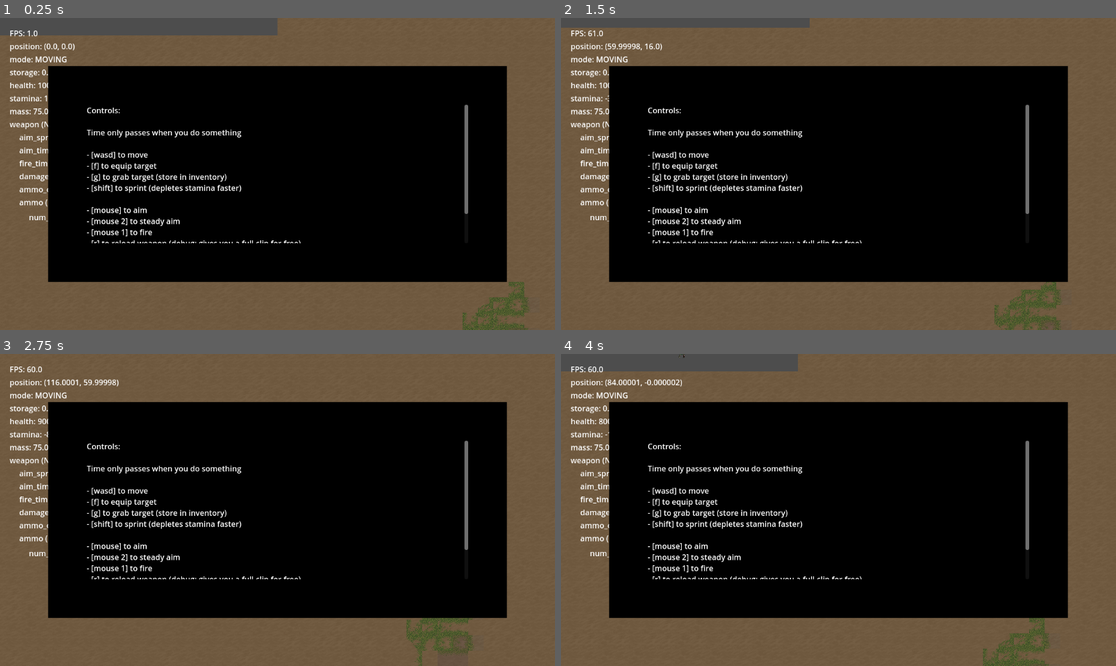
Above: before the commit, frames 1-4 (two rows, left to right).
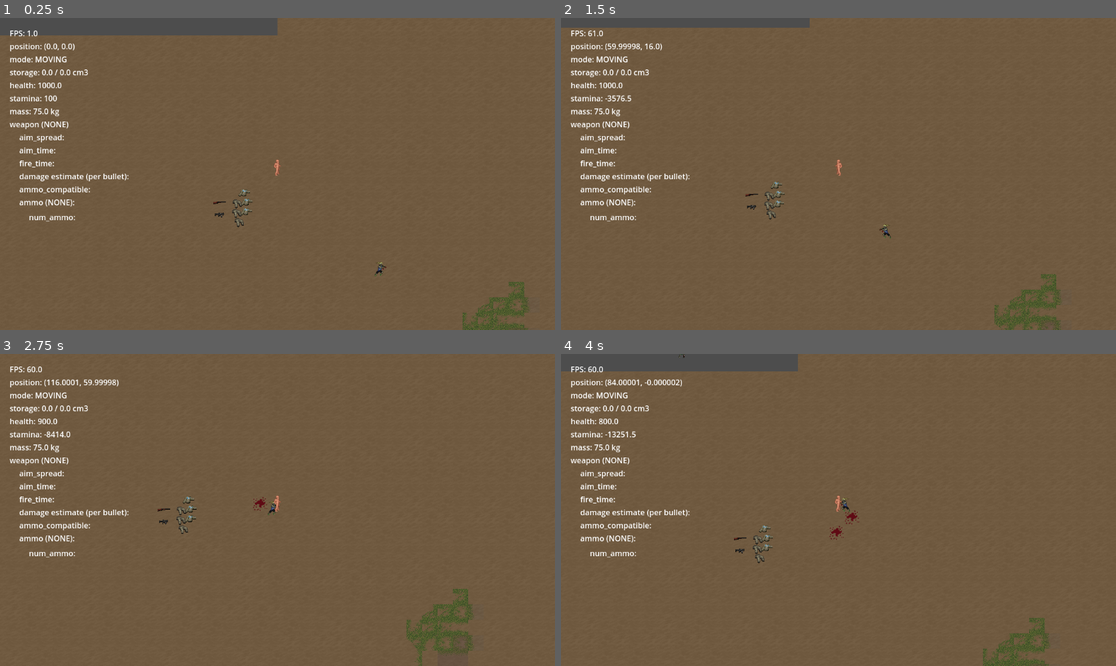
Above: after the commit, the same moments.

Repository: tegaki-tegaki/z_game
Game: Godot game, scene res://world/main.tscn
Two runs of this game, one before a commit and one after it. Both use one fixed random seed, a clock stepped at 60 frames per second and the inputs below.
Inputs (mouse positions are in pixels of both pictures, inside the frame that each line leads up to):
- Up to frame 1 (0.25 s): no input
- Up to frame 2 (1.5 s): tap Enter at 0.5 s; move the mouse to (960, 158) at 0.52 s; hold D (move_right) 0.53-1.28 s; tap F (equip_target) at 0.6 s; move the mouse to (727, 189) at 1.27 s; hold S (move_down) from 1.28 s (still down); right-click (727, 189) at 1.35 s
- Up to frame 3 (2.75 s): tap F (equip_target) at 1.55, 2.1 s; move the mouse to (333, 441) at 2.02 s; release S (move_down) at 2.03 s; hold D (move_right) from 2.03 s (still down)
- Up to frame 4 (4 s): move the mouse to (810, 572) at 2.77 s; release D (move_right) at 2.78 s; hold W (move_up) 2.78-3.53 s; click (810, 572) at 2.85 s; tap F (equip_target) at 3.05, 3.8 s; move the mouse to (1005, 556) at 3.52 s; hold A (move_left) from 3.53 s (still down); tap G (grab_target) at 3.6 s

The runs differ from the first frame. In frame 1, 57% of the frame differs, in the area x 8-92%, y 15-85%; in frame 2, 57%; in frame 3, 57%; in frame 4, 57%.

Commit message:
aiming indicator

Diff:
--- a/autoloads/combat_manager.gd
+++ b/autoloads/combat_manager.gd
@@ -5,7 +5,7 @@
 var bullet_decals = get_tree().root.get_node("main/%bullets/decals")
 
 
-## Attempt to trigger [param shooter]'s wielded Weapon
+## Attempt to trigger [param shooter]'s wielded WieldedWeapon
 ##
 ## this is the "main combat entrypoint":
 ## Combat -> InteractionComponent(injected) -> other...
@@ -65,7 +65,7 @@
 
 func calculate_bullet_hits(shooter: Character):
     var interact = shooter.interact as InteractionComponent
-    var wielded = interact.get_wielded() as Weapon
+    var wielded = interact.get_wielded() as WieldedWeapon
     var ammo = wielded.loaded_ammo
 
     for bullet_ray: RayCast2D in bullets.get_children():
@@ -89,7 +89,7 @@
 
 
 func calc_damage(data: DamageCalcData):
-    var wielded = data.wielded as Weapon
+    var wielded = data.wielded as WieldedWeapon
     # TODO: assumes ranged weapon... check both
     var weapon = wielded.get_weapon() as RangedWeaponResource
     var ammo = wielded.loaded_ammo as AmmoResource
@@ -136,10 +136,10 @@
 # convention: *Data for data bundles
 # better than Dictionary (it kinda sucky in gdscript)
 class DamageCalcData:
-    var wielded: Weapon
+    var wielded: WieldedWeapon
     var bullet_speed
 
-    func _init(_wielded: Weapon, _bullet_speed = null):
+    func _init(_wielded: WieldedWeapon, _bullet_speed = null):
         wielded = _wielded
         bullet_speed = _bullet_speed
 
--- /dev/null
+++ b/scripts/aim_indicator.gd
@@ -0,0 +1,71 @@
+extends Node2D
+
+var aim_component: AimComponent
+var interact: InteractionComponent
+
+
+func _ready() -> void:
+    interact = owner.get_meta(InteractionComponent.N) as InteractionComponent
+    aim_component = owner.get_meta(AimComponent.N) as AimComponent
+
+
+func _process(delta: float) -> void:
+    queue_redraw()  # PERF: could avoid redraw if mouse not moved
+
+
+func _draw():
+    var _owner = owner as Player
+    if !_owner.mode == Player.Mode.AIMING:
+        return
+
+    var aim_spread_mod = inverse_lerp(0, TAU, interact.aim_spread)
+
+    var screen_dim = get_viewport().size
+    var aim_angle = aim_component.position.angle_to(aim_component.target_position) + PI/2
+    var start_angle =  (aim_angle + (PI - interact.aim_spread/2))
+    var stop_angle = (aim_angle - (PI - interact.aim_spread/2))
+    draw_ring_arc(
+        position + aim_component.position,
+        2500.0,
+        clamp(
+            lerpf(0, 1000, aim_spread_mod),
+            50, 400),
+        start_angle,
+        stop_angle,
+        Color(0, 0, 0, 0.2),
+    )
+
+func draw_filled_arc(center: Vector2, radius: float, start_angle: float, end_angle: float, color: Color, segments: int = 32):
+    var points = PackedVector2Array()
+
+    # Center point
+    points.append(center)
+
+    # Arc points
+    var angle_step = (end_angle - start_angle) / segments
+    for i in range(segments + 1):
+        var angle = start_angle + i * angle_step
+        var point = center + Vector2(cos(angle), sin(angle)) * radius
+        points.append(point)
+
+    # Draw triangles
+    for i in range(segments):
+        var triangle_points = PackedVector2Array([points[0], points[i + 1], points[i + 2]])
+        draw_colored_polygon(triangle_points, color)
+
+func draw_ring_arc(center: Vector2, outer_radius: float, inner_radius: float, start_angle: float, end_angle: float, color: Color, segments: int = 32):
+    var points = PackedVector2Array()
+
+    var angle_step = (end_angle - start_angle) / segments
+
+    # Outer arc points (clockwise)
+    for i in range(segments + 1):
+        var angle = start_angle + i * angle_step
+        points.append(center + Vector2(cos(angle), sin(angle)) * outer_radius)
+
+    # Inner arc points (counter-clockwise to create hole)
+    for i in range(segments, -1, -1):
+        var angle = start_angle + i * angle_step
+        points.append(center + Vector2(cos(angle), sin(angle)) * inner_radius)
+
+    draw_colored_polygon(points, color)
--- a/scripts/body_component.gd
+++ b/scripts/body_component.gd
@@ -37,7 +37,7 @@
 
 
 func get_mass() -> float:
-    var wielded_ = Utils.first(wielding) as Weapon
+    var wielded_ = Utils.first(wielding) as WieldedWeapon
     var wearing_ = wearing.get_children()
 
     var wielding_mass = 0.0
@@ -53,7 +53,7 @@
 
 func get_storage() -> float:
     var wielding_storage = 0.0
-    var wielded_ = Utils.first(wielding) as Weapon
+    var wielded_ = Utils.first(wielding) as WieldedWeapon
     if wielded_:
         wielding_storage += wielded_.get_storage()
 
--- a/scripts/combat_component.gd
+++ b/scripts/combat_component.gd
@@ -23,7 +23,7 @@
     return aim
 
 
-func get_wielded() -> Weapon:
+func get_wielded() -> WieldedWeapon:
     var weapon = Utils.first(
         owner.get_meta(BodyComponent.N).get_node("wielding")
     )
@@ -42,8 +42,8 @@
 func equip_targeted():
     var item = reachable_item() as Item
     if item:
-        if item is Weapon:
-            var _weapon = owner.body.wielding.get_child(0) as Weapon
+        if item is WieldedWeapon:
+            var _weapon = owner.body.wielding.get_child(0) as WieldedWeapon
             if _weapon:
                 _weapon.drop(owner)
             item.wield(owner)
--- a/scripts/debug.gd
+++ b/scripts/debug.gd
@@ -36,7 +36,7 @@
         )
         mass.text = "mass: %s kg" % [player.get_mass()]
         var interact = player.interact
-        var wielded = interact.get_wielded() as Weapon
+        var wielded = interact.get_wielded() as WieldedWeapon
         if wielded:
             var weapon = wielded.get_weapon()
 
--- a/world/characters/player.gd
+++ b/world/characters/player.gd
@@ -189,7 +189,7 @@
             mode = Mode.MOVING
             return true
         if mode == Mode.AIMING or mode == Mode.MOVING:
-            var wielded = interact.get_wielded() as Weapon
+            var wielded = interact.get_wielded() as WieldedWeapon
             if !wielded:
                 return
             var weapon = wielded.get_weapon() as RangedWeaponResource
@@ -204,7 +204,7 @@
 func handle_reload():
     var attempt_reload = Input.is_action_just_pressed("reload_weapon")
     if attempt_reload:
-        var wielded = interact.get_wielded() as Weapon
+        var wielded = interact.get_wielded() as WieldedWeapon
         if !wielded:
             return
         var weapon = wielded.get_weapon() as RangedWeaponResource
@@ -284,4 +284,5 @@
 
 func set_dead():
     super.set_dead()
+    mode = Mode.MOVING
     Utils.play_sound(%audio/damage, death_sounds.get_sound())
--- a/world/characters/player.tscn
+++ b/world/characters/player.tscn
@@ -19,6 +19,7 @@
 [ext_resource type="AudioStream" uid="uid://cnreprajxvlv4" path="res://sounds/player_death/death_3.ogg" id="11_mtixg"]
 [ext_resource type="AudioStream" uid="uid://b5077o6shslh8" path="res://sounds/player_death/death_4.ogg" id="12_aq4ew"]
 [ext_resource type="AudioStream" uid="uid://bwulkeq44xsa" path="res://sounds/player_death/death_5.ogg" id="13_iq61g"]
+[ext_resource type="Script" uid="uid://cp63gntybvo8g" path="res://scripts/aim_indicator.gd" id="20_nx8ku"]
 
 [sub_resource type="Resource" id="Resource_mtixg"]
 script = ExtResource("2_eb70n")
@@ -195,3 +196,6 @@
 
 [node name="AimComponent" parent="." instance=ExtResource("9_avm01")]
 position = Vector2(0, -15)
+
+[node name="aim_indicator" type="Node2D" parent="."]
+script = ExtResource("20_nx8ku")
--- a/world/item_types/weapon.gd
+++ b/world/item_types/weapon.gd
@@ -1,4 +1,4 @@
-class_name Weapon
+class_name WieldedWeapon
 extends Item
 
 @export var ranged: RangedWeaponResource = null
--- a/world/main.tscn
+++ b/world/main.tscn
@@ -38,9 +38,34 @@
 
 [node name="decals" type="Node2D" parent="bullets"]
 
-[node name="CanvasLayer" type="CanvasLayer" parent="."]
-
-[node name="MarginContainer" type="MarginContainer" parent="CanvasLayer"]
+[node name="audio" type="Node2D" parent="."]
+unique_name_in_owner = true
+
+[node name="ambience" type="AudioStreamPlayer2D" parent="audio"]
+
+[node name="UI" type="AudioStreamPlayer2D" parent="audio"]
+
+[node name="debug_target" type="Node2D" parent="."]
+visible = false
+
+[node name="Line2D" type="Line2D" parent="debug_target"]
+points = PackedVector2Array(8, -8, -8, 8)
+width = 1.0
+
+[node name="Line2D2" type="Line2D" parent="debug_target"]
+position = Vector2(-0.25, 0.25)
+scale = Vector2(0.970588, 0.970588)
+points = PackedVector2Array(-7.98485, -8.5, 8.5, 7.98485)
+width = 1.0
+
+[node name="interact_target" type="Sprite2D" parent="."]
+unique_name_in_owner = true
+visible = false
+texture = SubResource("AtlasTexture_cmo1i")
+
+[node name="UI" type="CanvasLayer" parent="."]
+
+[node name="MarginContainer" type="MarginContainer" parent="UI"]
 anchors_preset = 15
 anchor_right = 1.0
 anchor_bottom = 1.0
@@ -51,101 +76,102 @@
 theme_override_constants/margin_right = 20
 theme_override_constants/margin_bottom = 20
 
-[node name="debug" type="VBoxContainer" parent="CanvasLayer/MarginContainer"]
+[node name="debug" type="VBoxContainer" parent="UI/MarginContainer"]
 layout_mode = 2
 size_flags_horizontal = 0
 script = ExtResource("3_4f7fj")
 
-[node name="FPS" type="Label" parent="CanvasLayer/MarginContainer/debug"]
-unique_name_in_owner = true
-layout_mode = 2
-
-[node name="position" type="Label" parent="CanvasLayer/MarginContainer/debug"]
-unique_name_in_owner = true
-layout_mode = 2
-
-[node name="mode" type="Label" parent="CanvasLayer/MarginContainer/debug"]
-unique_name_in_owner = true
-layout_mode = 2
-
-[node name="storage" type="Label" parent="CanvasLayer/MarginContainer/debug"]
-unique_name_in_owner = true
-layout_mode = 2
-
-[node name="health" type="Label" parent="CanvasLayer/MarginContainer/debug"]
-unique_name_in_owner = true
-layout_mode = 2
-
-[node name="stamina" type="Label" parent="CanvasLayer/MarginContainer/debug"]
-unique_name_in_owner = true
-layout_mode = 2
-
-[node name="mass" type="Label" parent="CanvasLayer/MarginContainer/debug"]
-unique_name_in_owner = true
-layout_mode = 2
-
-[node name="weapon_stats" type="Label" parent="CanvasLayer/MarginContainer/debug"]
+[node name="FPS" type="Label" parent="UI/MarginContainer/debug"]
+unique_name_in_owner = true
+layout_mode = 2
+
+[node name="position" type="Label" parent="UI/MarginContainer/debug"]
+unique_name_in_owner = true
+layout_mode = 2
+
+[node name="mode" type="Label" parent="UI/MarginContainer/debug"]
+unique_name_in_owner = true
+layout_mode = 2
+
+[node name="storage" type="Label" parent="UI/MarginContainer/debug"]
+unique_name_in_owner = true
+layout_mode = 2
+
+[node name="health" type="Label" parent="UI/MarginContainer/debug"]
+unique_name_in_owner = true
+layout_mode = 2
+
+[node name="stamina" type="Label" parent="UI/MarginContainer/debug"]
+unique_name_in_owner = true
+layout_mode = 2
+
+[node name="mass" type="Label" parent="UI/MarginContainer/debug"]
+unique_name_in_owner = true
+layout_mode = 2
+
+[node name="weapon_stats" type="Label" parent="UI/MarginContainer/debug"]
 unique_name_in_owner = true
 layout_mode = 2
 text = "weapon (NONE)"
 
-[node name="MarginContainer" type="MarginContainer" parent="CanvasLayer/MarginContainer/debug"]
+[node name="MarginContainer" type="MarginContainer" parent="UI/MarginContainer/debug"]
 layout_mode = 2
 theme_override_constants/margin_left = 20
 
-[node name="indent" type="VBoxContainer" parent="CanvasLayer/MarginContainer/debug/MarginContainer"]
+[node name="indent" type="VBoxContainer" parent="UI/MarginContainer/debug/MarginContainer"]
 layout_mode = 2
 size_flags_horizontal = 0
 
-[node name="aim_spread" type="Label" parent="CanvasLayer/MarginContainer/debug/MarginContainer/indent"]
+[node name="aim_spread" type="Label" parent="UI/MarginContainer/debug/MarginContainer/indent"]
 unique_name_in_owner = true
 layout_mode = 2
 text = "aim_spread:"
 
-[node name="aim_time" type="Label" parent="CanvasLayer/MarginContainer/debug/MarginContainer/indent"]
+[node name="aim_time" type="Label" parent="UI/MarginContainer/debug/MarginContainer/indent"]
 unique_name_in_owner = true
 layout_mode = 2
 text = "aim_time:"
 
-[node name="fire_time" type="Label" parent="CanvasLayer/MarginContainer/debug/MarginContainer/indent"]
+[node name="fire_time" type="Label" parent="UI/MarginContainer/debug/MarginContainer/indent"]
 unique_name_in_owner = true
 layout_mode = 2
 text = "fire_time:"
 
-[node name="damage" type="Label" parent="CanvasLayer/MarginContainer/debug/MarginContainer/indent"]
+[node name="damage" type="Label" parent="UI/MarginContainer/debug/MarginContainer/indent"]
 unique_name_in_owner = true
 layout_mode = 2
 text = "damage estimate (per bullet):"
 
-[node name="ammo_compatible" type="Label" parent="CanvasLayer/MarginContainer/debug/MarginContainer/indent"]
+[node name="ammo_compatible" type="Label" parent="UI/MarginContainer/debug/MarginContainer/indent"]
 unique_name_in_owner = true
 layout_mode = 2
 text = "ammo_compatible:"
 
-[node name="ammo_stats" type="Label" parent="CanvasLayer/MarginContainer/debug/MarginContainer/indent"]
+[node name="ammo_stats" type="Label" parent="UI/MarginContainer/debug/MarginContainer/indent"]
 unique_name_in_owner = true
 layout_mode = 2
 text = "ammo (NONE): "
 
-[node name="MarginContainer" type="MarginContainer" parent="CanvasLayer/MarginContainer/debug/MarginContainer/indent"]
+[node name="MarginContainer" type="MarginContainer" parent="UI/MarginContainer/debug/MarginContainer/indent"]
 layout_mode = 2
 theme_override_constants/margin_left = 20
 
-[node name="indent" type="VBoxContainer" parent="CanvasLayer/MarginContainer/debug/MarginContainer/indent/MarginContainer"]
+[node name="indent" type="VBoxContainer" parent="UI/MarginContainer/debug/MarginContainer/indent/MarginContainer"]
 layout_mode = 2
 size_flags_horizontal = 0
 
-[node name="ammo_texture" type="TextureRect" parent="CanvasLayer/MarginContainer/debug/MarginContainer/indent/MarginContainer/indent"]
+[node name="ammo_texture" type="TextureRect" parent="UI/MarginContainer/debug/MarginContainer/indent/MarginContainer/indent"]
 unique_name_in_owner = true
 layout_mode = 2
 stretch_mode = 2
 
-[node name="num_ammo" type="Label" parent="CanvasLayer/MarginContainer/debug/MarginContainer/indent/MarginContainer/indent"]
+[node name="num_ammo" type="Label" parent="UI/MarginContainer/debug/MarginContainer/indent/MarginContainer/indent"]
 unique_name_in_owner = true
 layout_mode = 2
 text = "num_ammo:"
 
-[node name="help_menu" type="MarginContainer" parent="CanvasLayer"]
+[node name="help_menu" type="MarginContainer" parent="UI"]
+visible = false
 anchors_preset = 15
 anchor_right = 1.0
 anchor_bottom = 1.0
@@ -157,11 +183,11 @@
 theme_override_constants/margin_bottom = 100
 script = ExtResource("5_i1eo7")
 
-[node name="Panel" type="Panel" parent="CanvasLayer/help_menu"]
+[node name="Panel" type="Panel" parent="UI/help_menu"]
 layout_mode = 2
 theme_override_styles/panel = SubResource("StyleBoxFlat_cmo1i")
 
-[node name="MarginContainer2" type="MarginContainer" parent="CanvasLayer/help_menu/Panel"]
+[node name="MarginContainer2" type="MarginContainer" parent="UI/help_menu/Panel"]
 layout_mode = 1
 anchors_preset = 15
 anchor_right = 1.0
@@ -173,7 +199,7 @@
 theme_override_constants/margin_right = 80
 theme_override_constants/margin_bottom = 80
 
-[node name="message" type="RichTextLabel" parent="CanvasLayer/help_menu/Panel/MarginContainer2"]
+[node name="message" type="RichTextLabel" parent="UI/help_menu/Panel/MarginContainer2"]
 layout_mode = 2
 text = "Controls:
 
@@ -191,28 +217,3 @@
 
 - [esc] to toggle this menu
 - [?] to see this menu again"
-
-[node name="audio" type="Node2D" parent="."]
-unique_name_in_owner = true
-
-[node name="ambience" type="AudioStreamPlayer2D" parent="audio"]
-
-[node name="UI" type="AudioStreamPlayer2D" parent="audio"]
-
-[node name="debug_target" type="Node2D" parent="."]
-visible = false
-
-[node name="Line2D" type="Line2D" parent="debug_target"]
-points = PackedVector2Array(8, -8, -8, 8)
-width = 1.0
-
-[node name="Line2D2" type="Line2D" parent="debug_target"]
-position = Vector2(-0.25, 0.25)
-scale = Vector2(0.970588, 0.970588)
-points = PackedVector2Array(-7.98485, -8.5, 8.5, 7.98485)
-width = 1.0
-
-[node name="interact_target" type="Sprite2D" parent="."]
-unique_name_in_owner = true
-visible = false
-texture = SubResource("AtlasTexture_cmo1i")
Not shown, added: scripts/aim_indicator.gd.uid
Not shown: 1 places in world/characters/player.tscn that only renumber resources
Not shown: 1 places in world/main.tscn that only renumber resources
